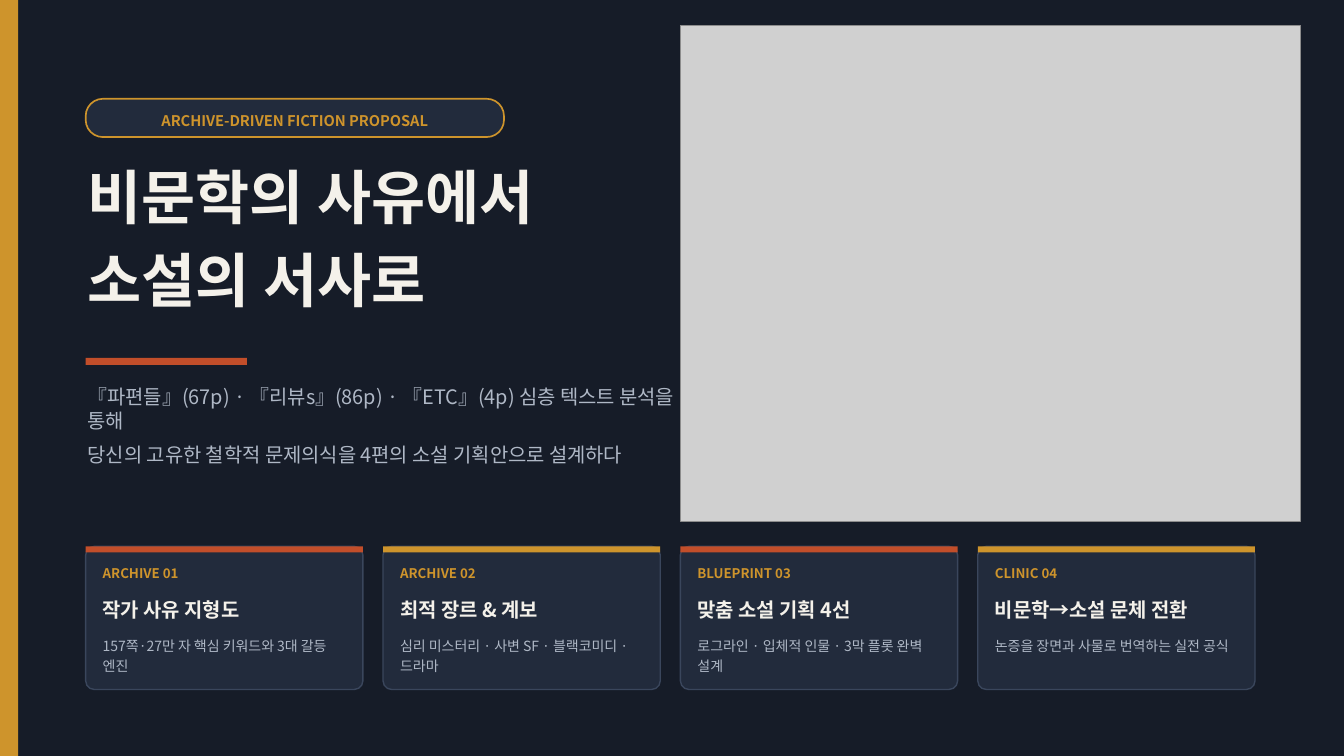
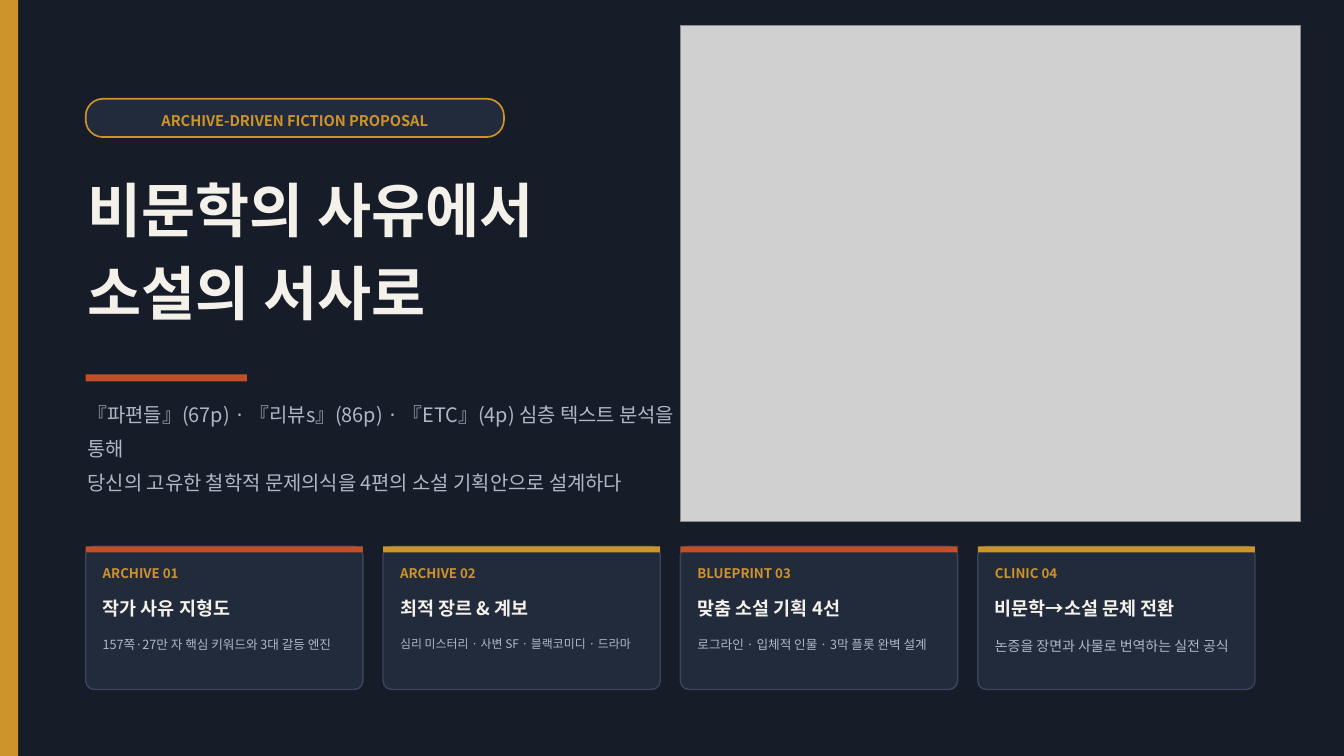
Before and after one commit to lietzsche/dev-lab, a slide deck: slide 1 of 맞춤형_소설기획_제안서.pptx. Drawn at 1344x756 pixels with LibreOffice and Linux fonts; fonts in the diff are those of the drawing; grey boxes stand for pictures. Boxes give left, top, right and bottom in pixels: in the first picture for what was removed or moved away, otherwise in the second. Text is boxed around its words. In the diff, an @@ line names an element or a change of style, - is before the commit and + after.

Commit message:
build_custom_novel_ppt.py를 ppt_module 기반으로 재작성, 제안서 재생성
build_novel_ppt.py와 동일한 수정(ppt_module 위임, 헤더/표지 제목 실측
순차 배치)에 더해, 인물 설계 표와 비문학 출처 카드처럼 설명 문단이
칸 높이보다 길어 겹치던 5개 슬라이드를 컨테이너에 맞는 가장 큰 글자
크기를 직접 탐색하는 방식으로 다시 짰다. 맞춤형_소설기획_제안서.pptx를
재생성.

```diff
--- a/맞춤형_소설기획_제안서.pptx
+++ b/맞춤형_소설기획_제안서.pptx
@@ text "비문학의 사유에서 소설의 서사로": place and size @@
-text "비문학의 사유에서 소설의 서사로" at [88,169,533,308]
+text "비문학의 사유에서 소설의 서사로" at [88,182,533,321]
@@ rectangle: place and size @@
-rectangle at [86,358,247,365]
+rectangle at [86,374,247,381]
@@ text "『파편들』(67p) · 『리뷰s』(86p) · 『ETC』(4p) ..." rewrapped from [88,387,674,464] to [88,405,674,492] @@
@@ size 14.2 to 13.2 pt in 4 elements at [103,599,230,617], [400,599,528,617], [697,599,840,617], [995,599,1175,617] @@
@@ text "157쪽·27만 자 핵심 키워드와 3대 ..." at [103,638,331,650]: size 10 to 9 pt @@
@@ text "심리 미스터리 · 사변 SF ..." at [400,638,631,649]: size 10 to 8.5 pt @@
@@ text "로그라인 · 입체적 인물 · ..." at [697,638,927,650]: size 10 to 9 pt @@
```
Also in this commit, not shown: 9 other slides changed, 1 other file.
